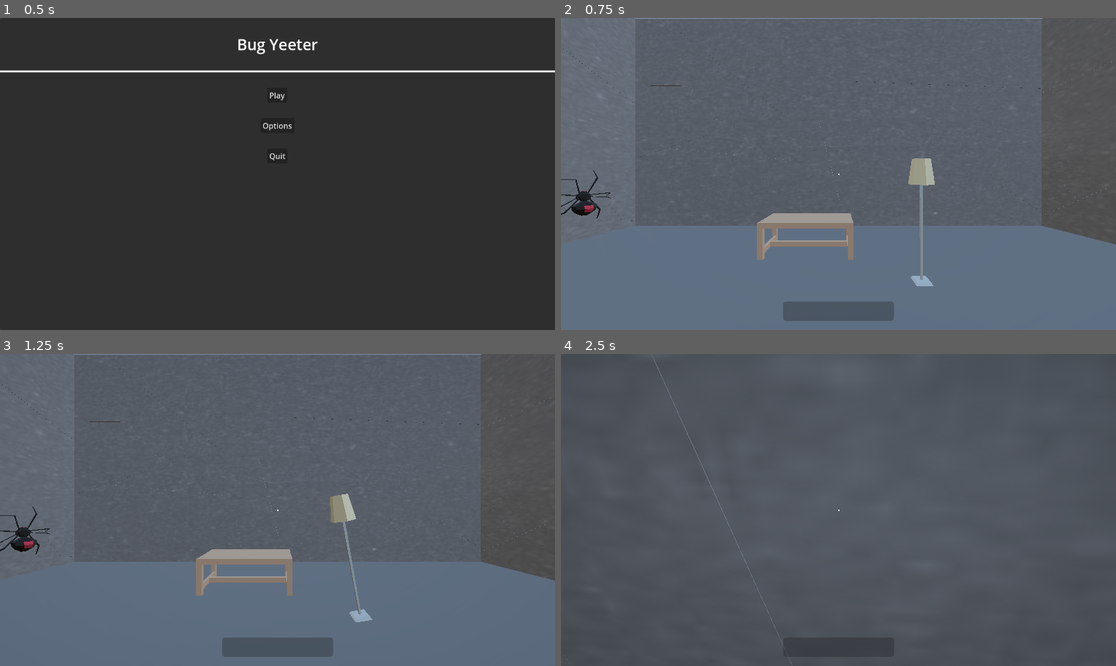
Above: before the commit, frames 1-4 (two rows, left to right).
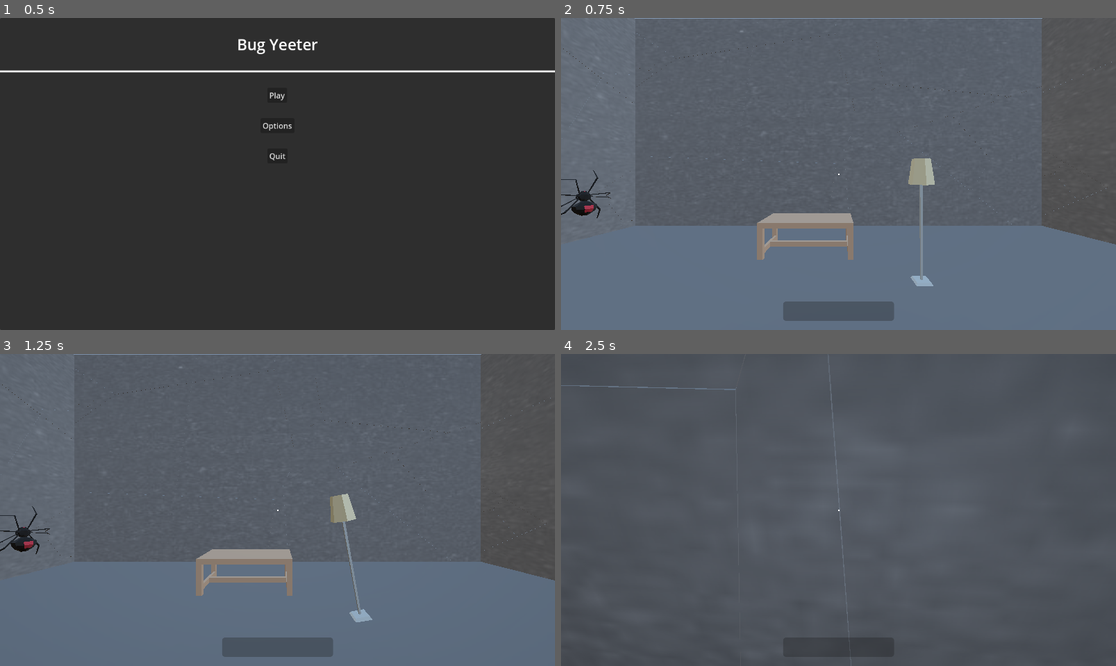
Above: after the commit, the same moments.

Repository: rcorre/wildjam84
Game: Godot game, scene res://menus/title/Title.tscn
Same seed, same stepped clock (60 frames per second), same inputs: the game is played once before the commit and once after it.
Inputs (mouse positions are in pixels of both pictures, inside the frame that each line leads up to):
- Up to frame 1 (0.5 s): no input
- Up to frame 2 (0.75 s): click "Play" at 0.5 s
- Up to frame 3 (1.25 s): no input
- Up to frame 4 (2.5 s): tap Enter at 1.25 s; move the mouse to (866, 510) at 1.27 s; hold Right mouse button (drop) 1.28-2.03 s; hold W (forward) from 1.28 s (still down); tap Space (jump) at 1.52, 2.27 s; move the mouse to (810, 510) at 2.02 s; click (810, 510) at 2.1 s

Frame 1 is identical in both runs. In frame 2, 0.1% of the frame differs, in the area x 13-87%, y 2-67%; in frame 3, 0.1%; in frame 4, 0.3%, in the area x 0-53%, y 0-100%.

Commit message:
Fix axis vector for wall rotate

Diff:
--- a/scenes/Level/Rooms/Room.gd
+++ b/scenes/Level/Rooms/Room.gd
@@ -42,7 +42,7 @@
 	wall.translate(position_offset)
 	wall.rotate(Vector3.UP, rotation_offset)
 	if (_coin_flip()):
-		wall.rotate(position_offset, PI)
+		wall.rotate(position_offset.normalized(), PI)
 
 func _ready() -> void:
 	assert(walls.size() > 0)
